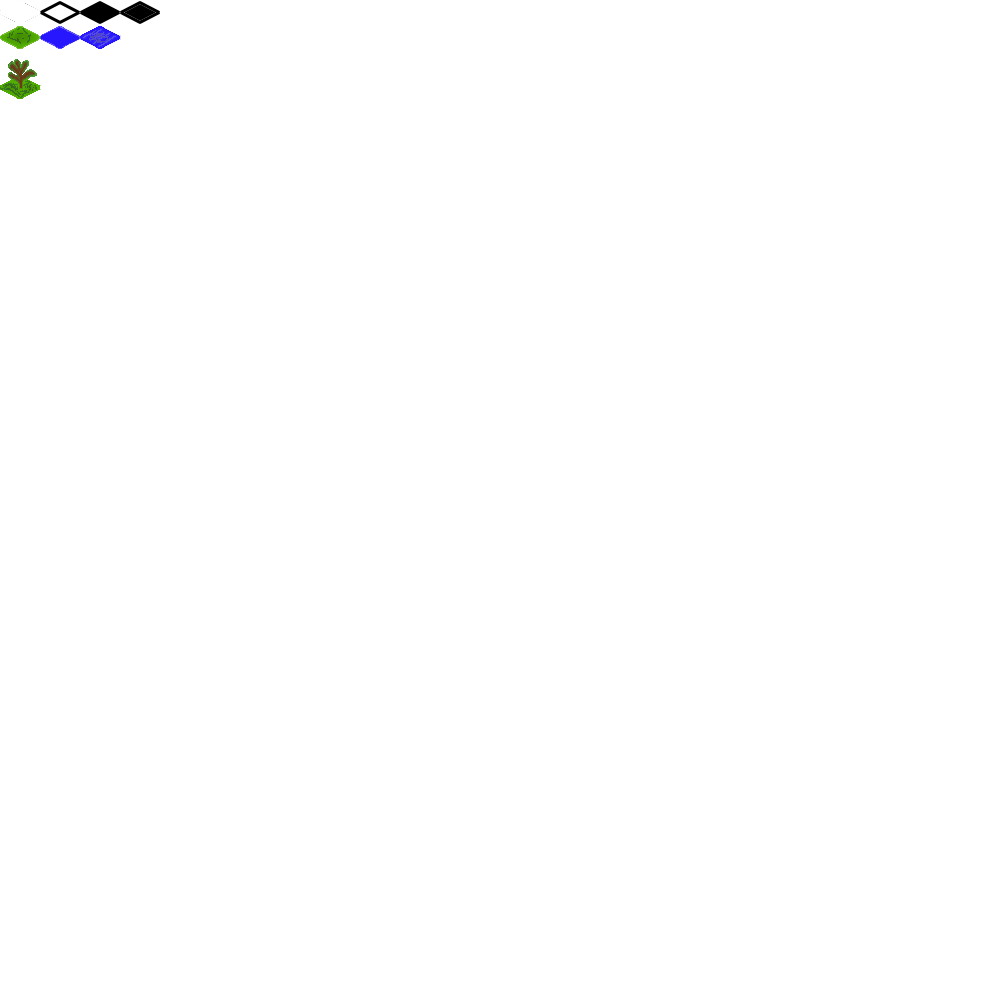
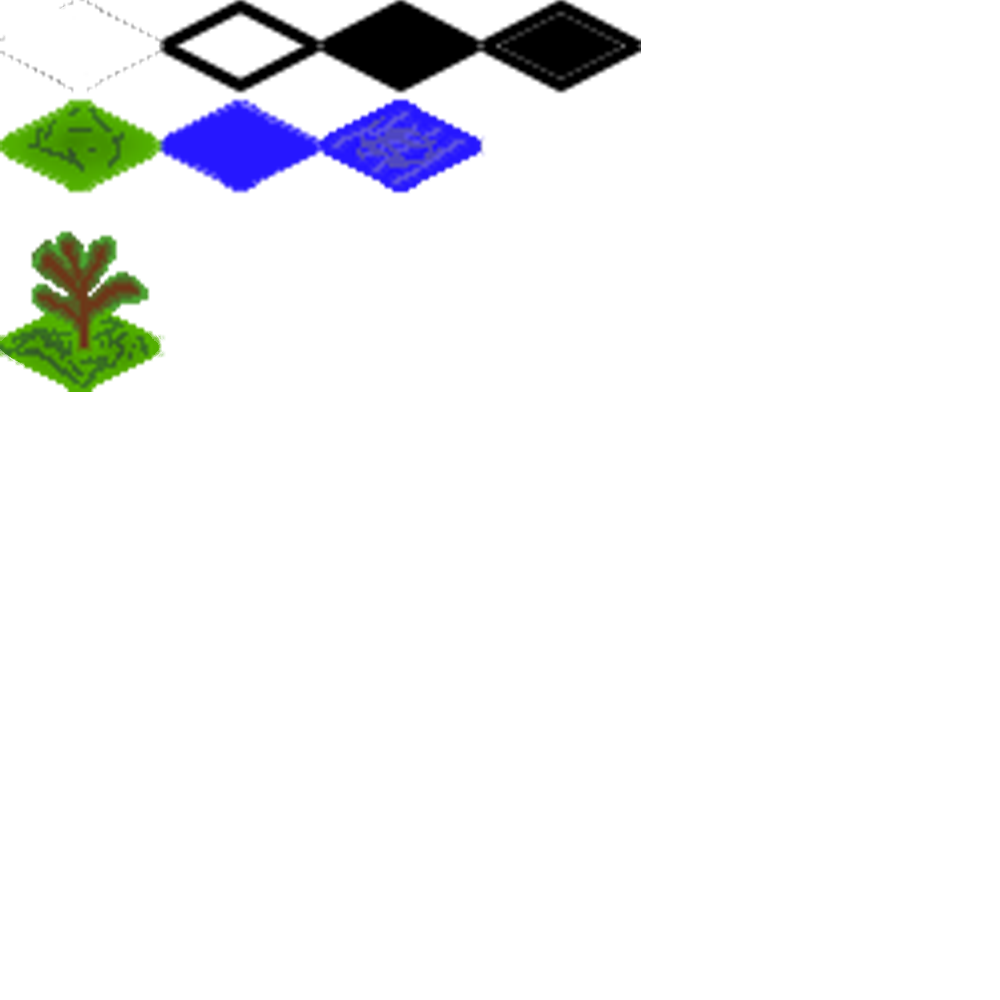
Revision of a layered 1000 x 1000 image; what changed, layer by layer:
painted on "Layer 6" over [0, 0, 641, 392]
